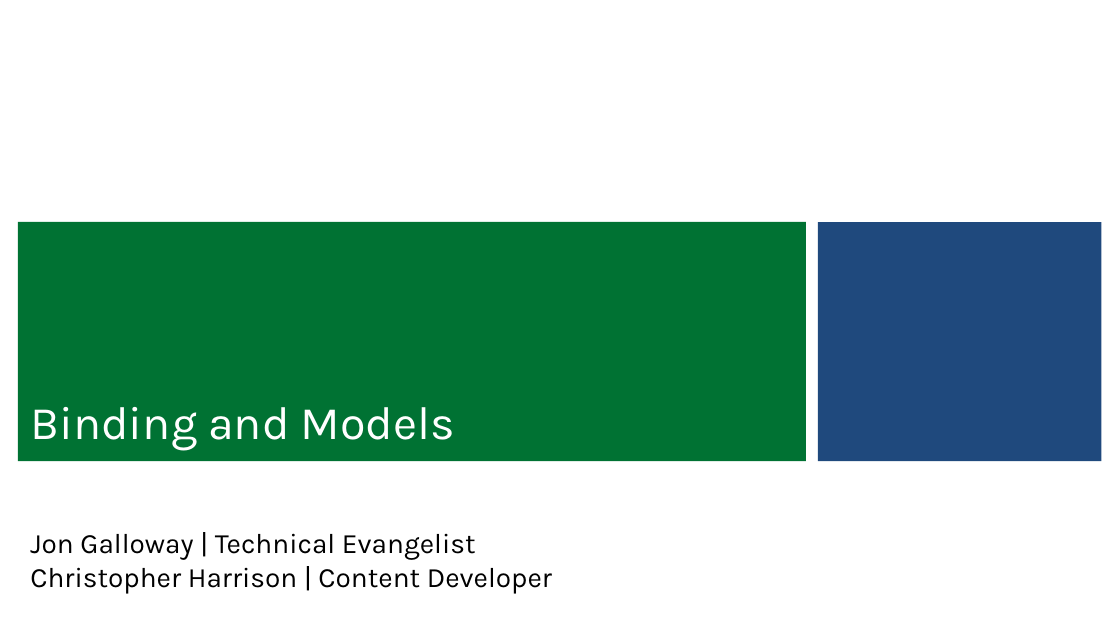
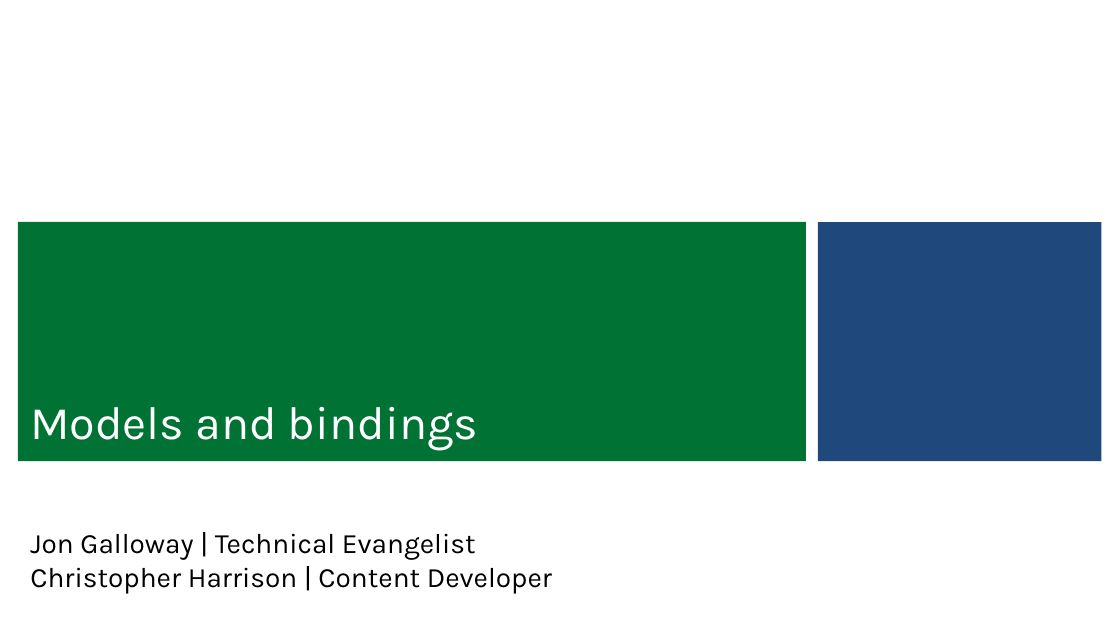
Before and after one commit to jongalloway/Knockout-MVA, a slide deck: slide 1 of Slides/2 - Binding and Models.pptx. Drawn at 1120x630 pixels with LibreOffice and Linux fonts; fonts in the diff are those of the drawing; background and template pictures are left out. Boxes give left, top, right and bottom in pixels: in the first picture for what was removed or moved away, otherwise in the second. Text is boxed around its words. In the diff, an @@ line names an element or a change of style, - is before the commit and + after.

```diff
--- a/Slides/2 - Binding and Models.pptx
+++ b/Slides/2 - Binding and Models.pptx
@@ title at (30, 407, 478, 450): text changed @@
-Binding and Models
+Models and bindings
```
Also in this commit, not shown: 7 other slides changed, 17 slides added, 3 slides removed, 55 other files.
